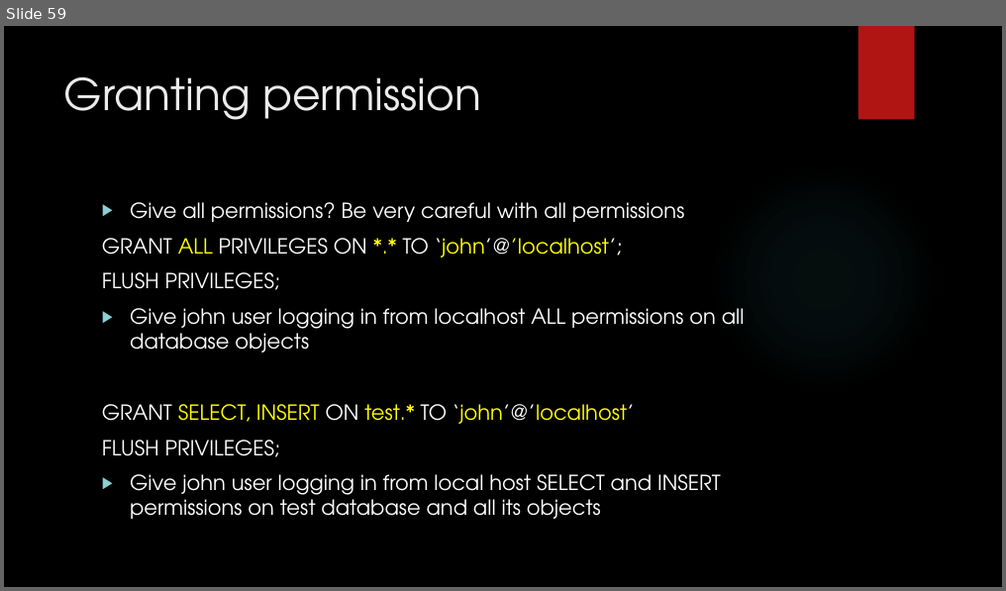
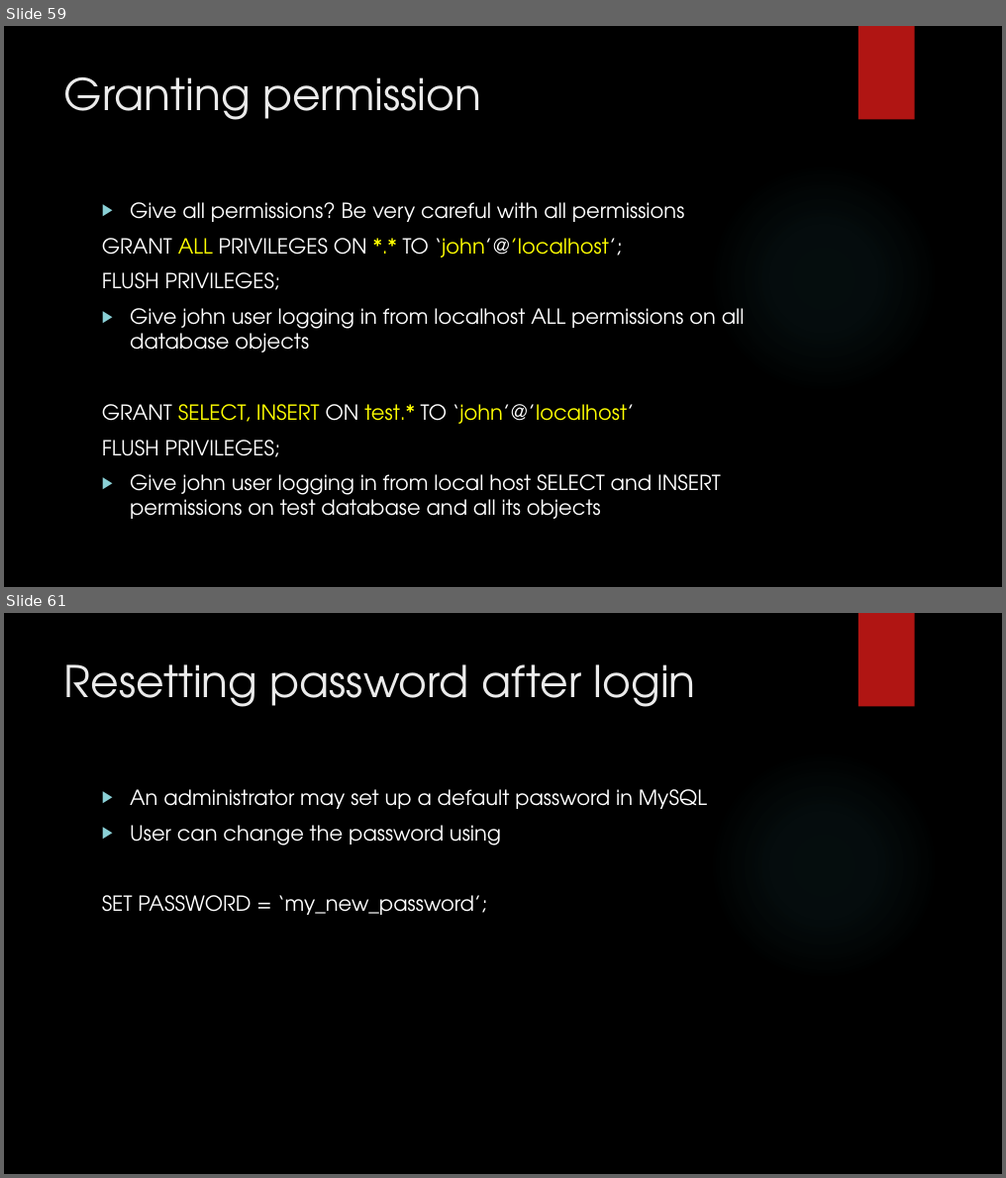
Before and after one commit to zedfoxus/database-bootcamp, a slide deck: Presentation/Database-Bootcamp-Presentation.pptx. Shown one above the other, each under a label of ours: slide 59 before the commit, slides 59 and 61 after it; the slides between them are not shown. The pictures are 1006x591 and 1006x1178 pixels, drawn with LibreOffice and Linux fonts; fonts in the diff are those of the drawing; background and template pictures are left out. Boxes give left, top, right and bottom in pixels: in the first picture for what was removed or moved away, otherwise in the second. Text is boxed around its words. In the diff, an @@ line names an element or a change of style, - is before the commit and + after.

Commit message:
User privileges and reset password

```diff
--- a/Presentation/Database-Bootcamp-Presentation.pptx
+++ b/Presentation/Database-Bootcamp-Presentation.pptx
@@ slide 61 added at (4,613,1002,1174), background picture (left out); not listed: 2 template elements that a slide beside it also shows @@
@@ title added at (64,664,696,707), 42 pt, text #EBEBEB @@
+Resetting password after login
@@ text added at (102,789,707,915), 20 pt, text #FFFFFF @@
+▶ An administrator may set up a default password in MySQL
+▶ User can change the password using
+SET PASSWORD = ‘my_new_password’;
```
Also in this commit, not shown: 2 slides changed, 3 other slides added.
